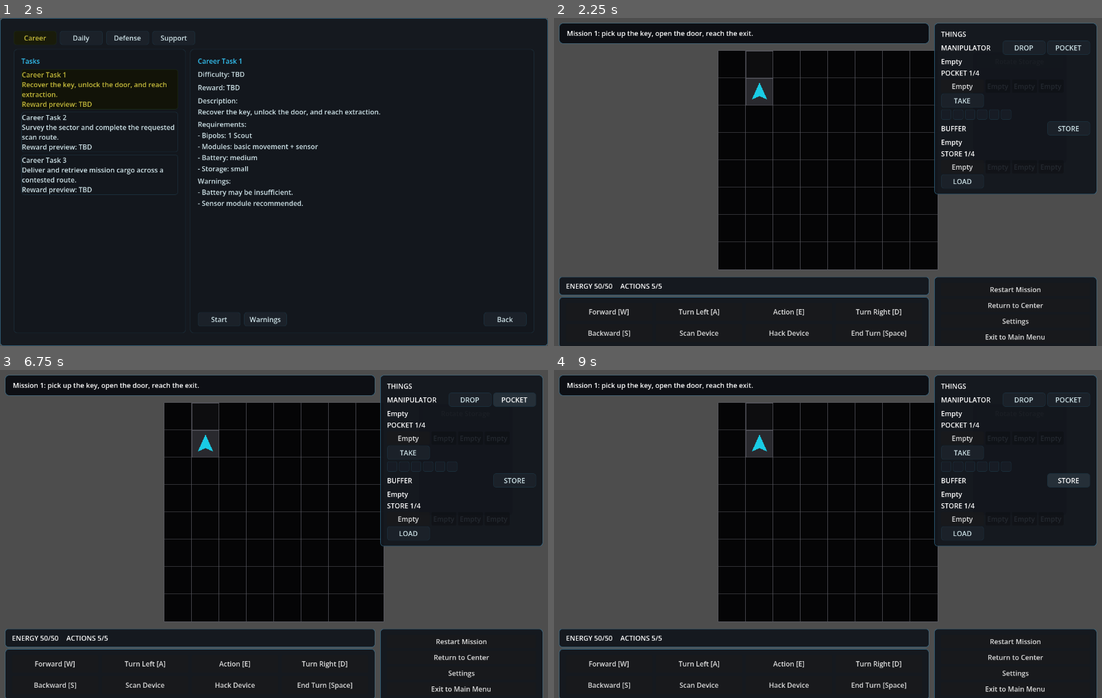
Above: before the commit, frames 1-4 (two rows, left to right).
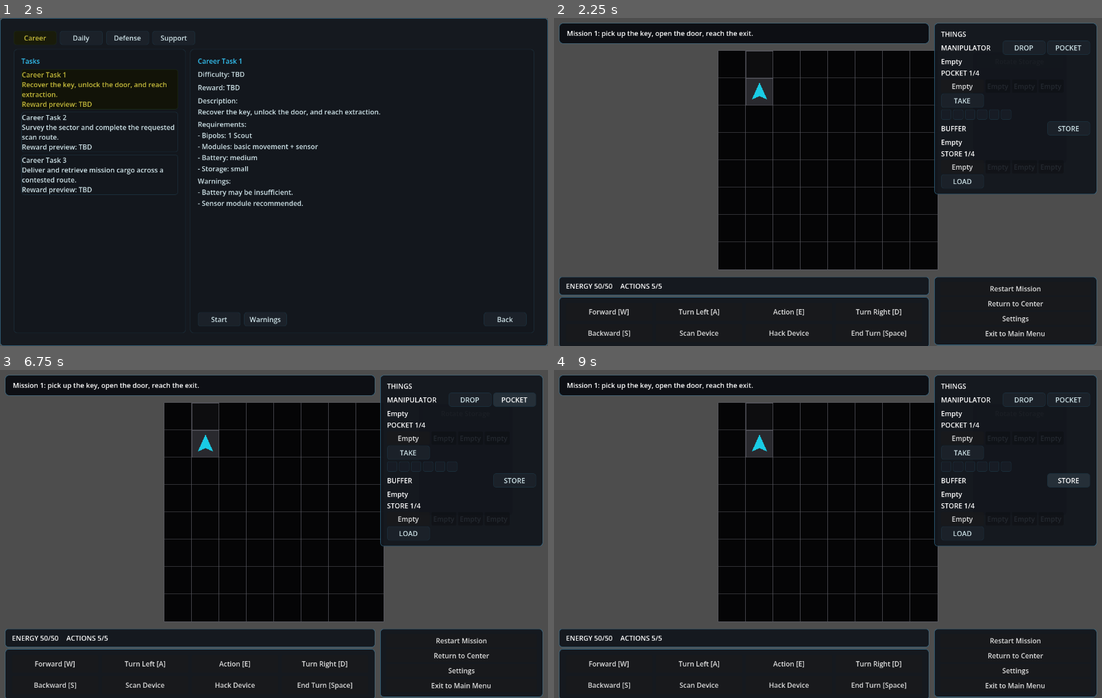
Above: after the commit, the same moments.

Repository: JUSTConnect/bibop
Game: Godot game, scene res://scenes/main.tscn
Two runs of this game, one before a commit and one after it. Both use one fixed random seed, a clock stepped at 60 frames per second and the inputs below.
Inputs:
- Up to frame 1 (2 s): click "Играть" at 0.5 s; click "TSK" at 1.25 s
- Up to frame 2 (2.25 s): click "Start" at 2 s
- Up to frame 3 (6.75 s): click "Restart Mission" at 2.75 s; click "Restart Mission" at 3.5 s; click "Restart Mission" at 4.25 s; click "Rotate Storage" at 5 s; click "DROP" at 5.75 s; click "POCKET" at 6.5 s
- Up to frame 4 (9 s): click "Empty" at 7.25 s; click "TAKE" at 8 s; click "STORE" at 8.75 s

Frame 1 is identical in both runs. In frame 2, 0.6% of the frame differs, in the area x 69-100%, y 81-100%; in frame 3, 0.6%; in frame 4, 0.6%.

Commit message:
BIB-461 fix runtime mission panel layout and button wiring

Diff:
--- a/scripts/ui/game_ui.gd
+++ b/scripts/ui/game_ui.gd
@@ -3336,32 +3336,44 @@
 	panel.visible = true
 	panel.add_theme_stylebox_override("panel", _make_panel_style(UI_COLOR_PANEL, UI_COLOR_BORDER, 1, 8))
 	var margin := MarginContainer.new()
-	margin.add_theme_constant_override("margin_left", 8)
-	margin.add_theme_constant_override("margin_top", 8)
-	margin.add_theme_constant_override("margin_right", 8)
-	margin.add_theme_constant_override("margin_bottom", 8)
+	margin.add_theme_constant_override("margin_left", 6)
+	margin.add_theme_constant_override("margin_top", 6)
+	margin.add_theme_constant_override("margin_right", 6)
+	margin.add_theme_constant_override("margin_bottom", 6)
 	panel.add_child(margin)
 	var vbox := VBoxContainer.new()
-	vbox.add_theme_constant_override("separation", 6)
+	vbox.add_theme_constant_override("separation", 4)
 	margin.add_child(vbox)
 	if restart_mission_button != null:
+		_disconnect_all_pressed_connections(restart_mission_button)
+		restart_mission_button.pressed.connect(_on_restart_mission_button_pressed)
 		restart_mission_button.text = "Restart Mission"
-		restart_mission_button.custom_minimum_size = Vector2(0, 30)
+		restart_mission_button.custom_minimum_size = Vector2(0, 28)
+		restart_mission_button.size_flags_horizontal = Control.SIZE_EXPAND_FILL
 		restart_mission_button.size_flags_vertical = Control.SIZE_EXPAND_FILL
 		_safe_reparent_control(restart_mission_button, vbox)
 	if return_to_box_button != null:
+		_disconnect_all_pressed_connections(return_to_box_button)
+		return_to_box_button.pressed.connect(_on_runtime_return_to_center_pressed)
 		return_to_box_button.text = "Return to Center"
-		return_to_box_button.custom_minimum_size = Vector2(0, 30)
+		return_to_box_button.custom_minimum_size = Vector2(0, 28)
+		return_to_box_button.size_flags_horizontal = Control.SIZE_EXPAND_FILL
 		return_to_box_button.size_flags_vertical = Control.SIZE_EXPAND_FILL
 		_safe_reparent_control(return_to_box_button, vbox)
 	if settings_button != null:
+		_disconnect_all_pressed_connections(settings_button)
+		settings_button.pressed.connect(_on_runtime_settings_pressed)
 		settings_button.text = "Settings"
-		settings_button.custom_minimum_size = Vector2(0, 30)
+		settings_button.custom_minimum_size = Vector2(0, 28)
+		settings_button.size_flags_horizontal = Control.SIZE_EXPAND_FILL
 		settings_button.size_flags_vertical = Control.SIZE_EXPAND_FILL
 		_safe_reparent_control(settings_button, vbox)
 	if exit_main_menu_button != null:
+		_disconnect_all_pressed_connections(exit_main_menu_button)
+		exit_main_menu_button.pressed.connect(_on_runtime_exit_to_main_menu_pressed)
 		exit_main_menu_button.text = "Exit to Main Menu"
-		exit_main_menu_button.custom_minimum_size = Vector2(0, 30)
+		exit_main_menu_button.custom_minimum_size = Vector2(0, 28)
+		exit_main_menu_button.size_flags_horizontal = Control.SIZE_EXPAND_FILL
 		exit_main_menu_button.size_flags_vertical = Control.SIZE_EXPAND_FILL
 		_safe_reparent_control(exit_main_menu_button, vbox)
 	return panel
